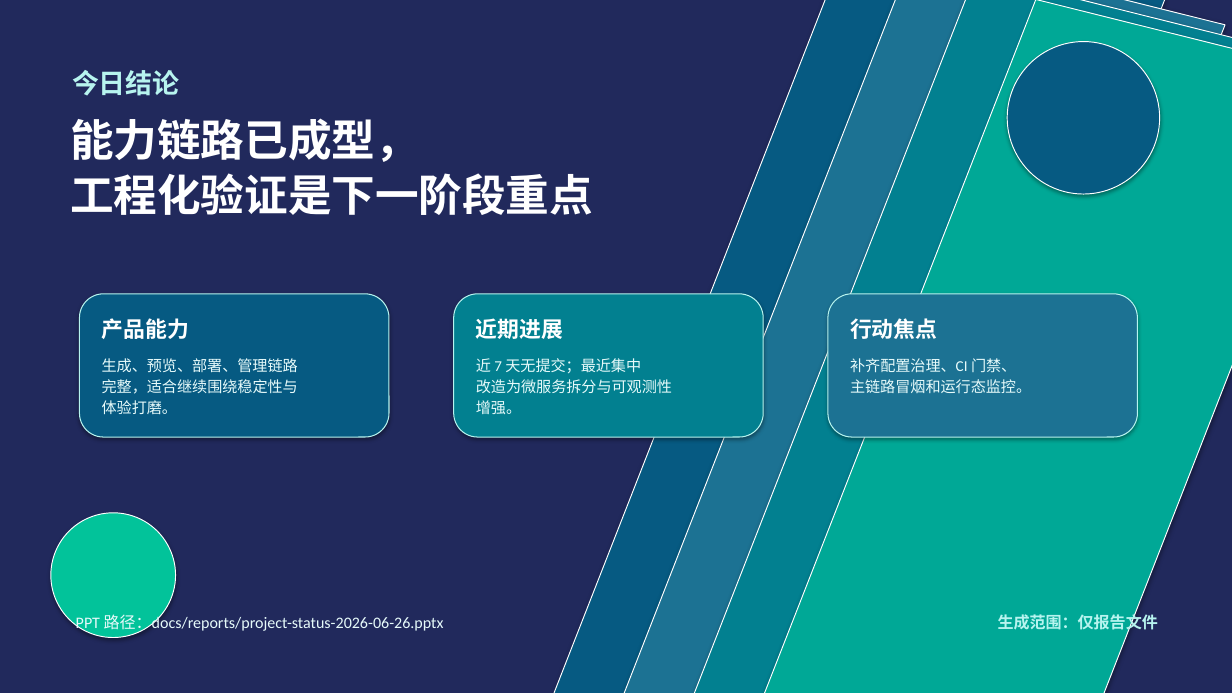
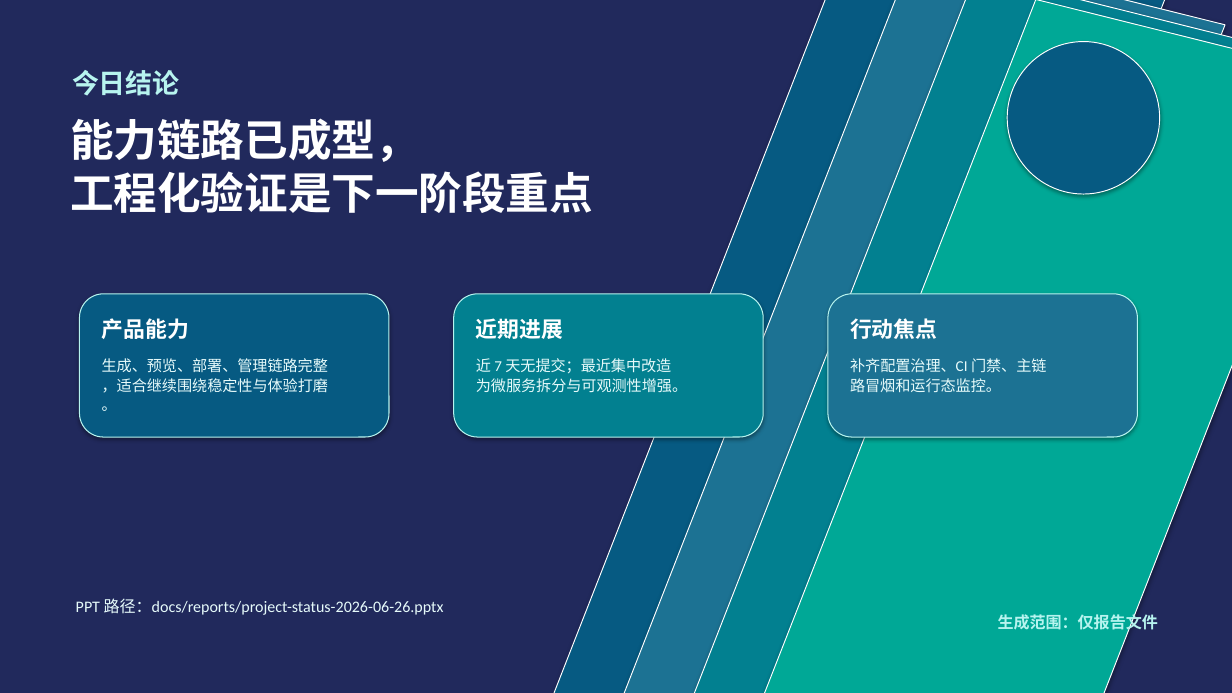
Before and after one commit to liyupi/yu-ai-code-mother, a slide deck: slide 10 of docs/reports/project-status-2026-06-26.pptx. Drawn at 1232x693 pixels with LibreOffice and Linux fonts; fonts in the diff are those of the drawing. Boxes give left, top, right and bottom in pixels: in the first picture for what was removed or moved away, otherwise in the second. Text is boxed around its words. In the diff, an @@ line names an element or a change of style, - is before the commit and + after.

```diff
--- a/docs/reports/project-status-2026-06-26.pptx
+++ b/docs/reports/project-status-2026-06-26.pptx
@@ text "能力链路已成型，" at [70, 118, 593, 213]: less space between paragraphs @@
@@ text at [102, 358, 328, 411]: text changed @@
-生成、预览、部署、管理链路
-完整，适合继续围绕稳定性与
-体验打磨。
+生成、预览、部署、管理链路完整
+，适合继续围绕稳定性与体验打磨
+。
@@ text at [476, 358, 687, 393]: text changed @@
-近 7 天无提交；最近集中
-改造为微服务拆分与可观测性
-增强。
+近 7 天无提交；最近集中改造
+为微服务拆分与可观测性增强。
@@ text at [850, 358, 1046, 392]: text changed @@
-补齐配置治理、CI 门禁、
-主链路冒烟和运行态监控。
+补齐配置治理、CI 门禁、主链
+路冒烟和运行态监控。
@@ ellipse removed at [51, 513, 176, 638] @@
@@ text "PPT 路径：docs/reports/project-status-2026-06-26.pptx" at [76, 598, 444, 615]: less space between paragraphs @@
@@ text "PPT 路径：docs/reports/project-status-2026-06-26.pptx": place and size @@
-text "PPT 路径：docs/reports/project-status-2026-06-26.pptx" at [76, 612, 444, 633]
+text "PPT 路径：docs/reports/project-status-2026-06-26.pptx" at [76, 598, 444, 615]
```
Also in this commit, not shown: 9 other slides changed.
